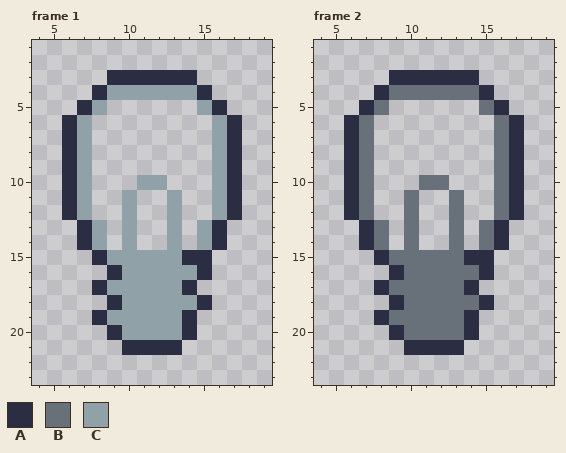
Pixel-art file, stored at Assets/HUD/LightIndicator.ase. Above: the version before the commit.
24x24 pixels, 3 frames. Shown: frame 1: x 4..19, y 1..23; frame 2: x 4..19, y 1..23. The commit also changed other frames, which this record leaves out.
Palette (. is transparent): A #2b2e42  B #68717a  C #90a1a8
Pixels before, frame 1, first column x 6:
 3 ...AAAAAA...
 4 ..ACCCCCCA..
 5 .AC......CA.
 6 AC........CA
 7 AC........CA
 8 AC........CA
 9 AC........CA
10 AC...CC...CA
11 AC..C..C..CA
12 AC..C..C..CA
13 .AC.C..C.CA.
14 .AC.C..C.CA.
15 ..ACCCCCAA..
16 ...ACCCCCA..
17 ..ACCCCCA...
18 ...ACCCCCA..
19 ..ACCCCCA...
20 ...ACCCCA...
21 ....AAAA....
Pixels before, frame 2, first column x 6:
 3 ...AAAAAA...
 4 ..ABBBBBBA..
 5 .AB......BA.
 6 AB........BA
 7 AB........BA
 8 AB........BA
 9 AB........BA
10 AB...BB...BA
11 AB..B..B..BA
12 AB..B..B..BA
13 .AB.B..B.BA.
14 .AB.B..B.BA.
15 ..ABBBBBAA..
16 ...ABBBBBA..
17 ..ABBBBBA...
18 ...ABBBBBA..
19 ..ABBBBBA...
20 ...ABBBBA...
21 ....AAAA....
After:
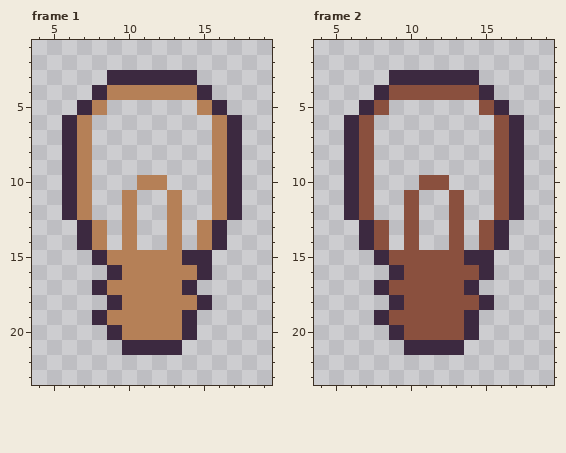
Changes in this commit:
colour A: #2b2e42 -> #3c2940
colour B: #68717a -> #8a503e
colour C: #90a1a8 -> #b58057
Changed places in both pictures, as pixel boxes (x1, y1, x2, y2):
changed: (62, 70, 242, 355)
changed: (344, 70, 524, 355)
